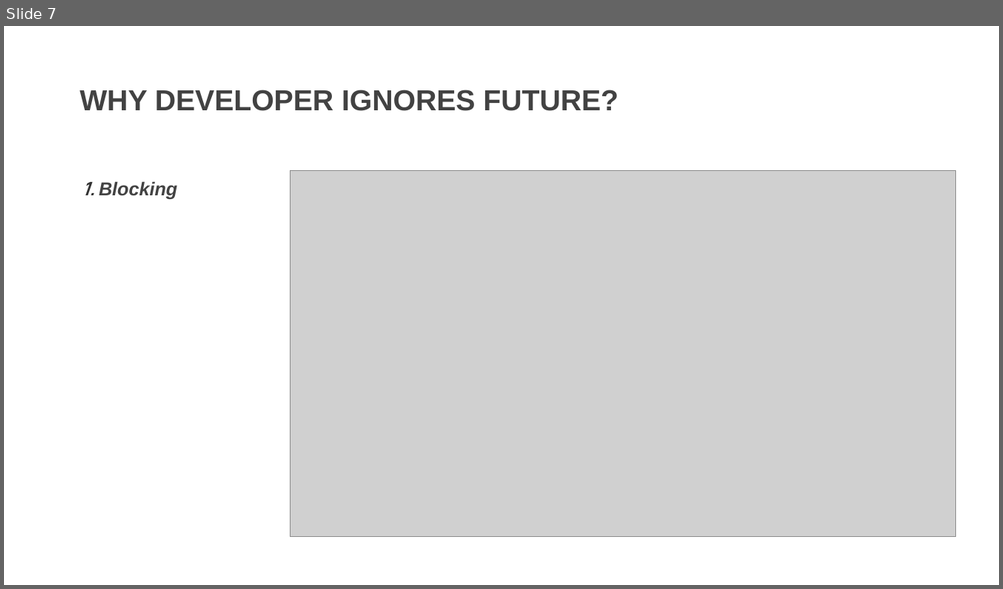
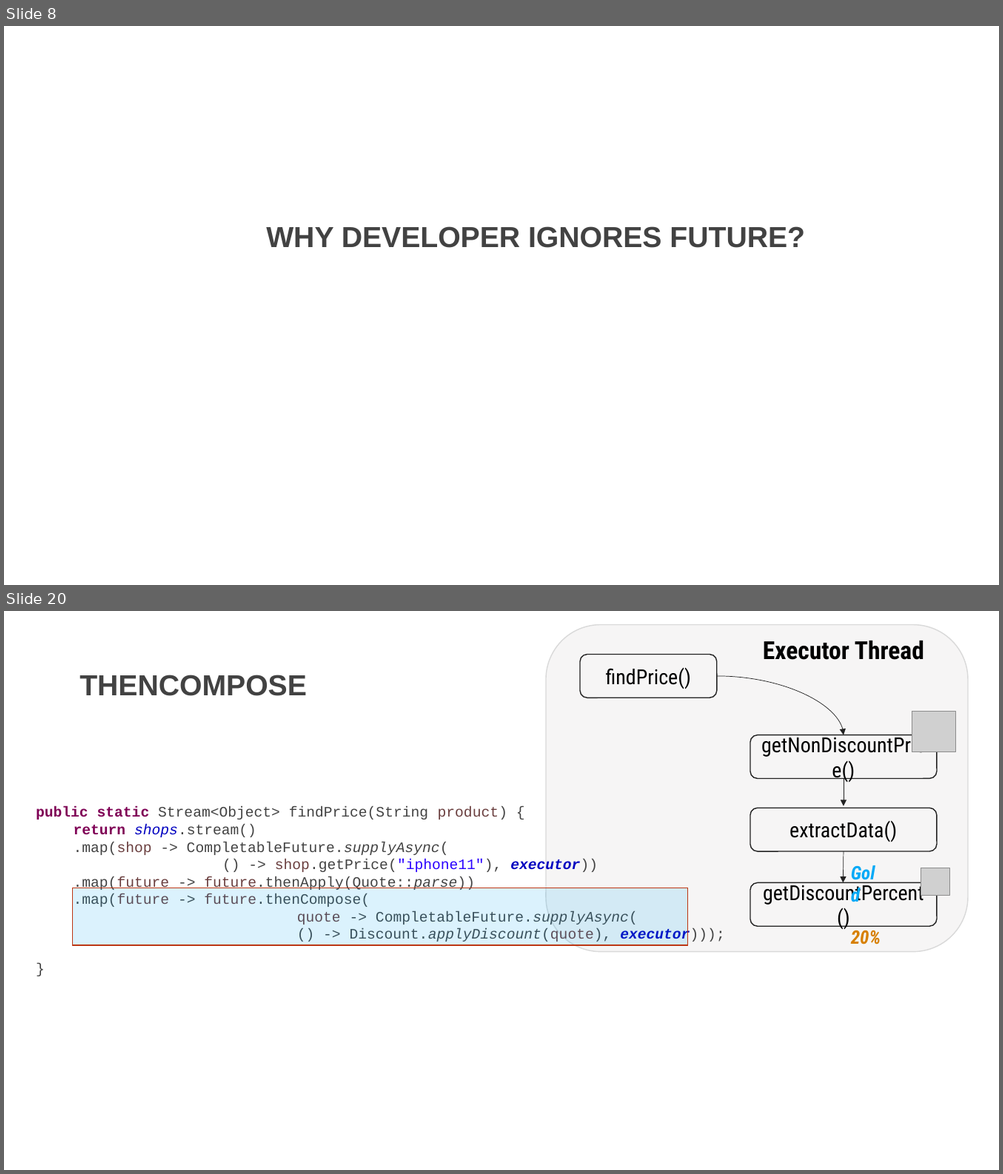
Before and after one commit to DevDay2019-AxonActive/DevDay2019---Advanced-Java, a slide deck: presentations/java_future.pptx. Shown one above the other, each under a label of ours: slide 7 before the commit, slides 8 and 20 after it; the slides between them are not shown. The pictures are 1003x589 and 1003x1174 pixels, drawn with LibreOffice and Linux fonts; fonts in the diff are those of the drawing; grey boxes stand for pictures; background and template pictures are left out. Boxes give left, top, right and bottom in pixels: in the first picture for what was removed or moved away, otherwise in the second. Text is boxed around its words. In the diff, an @@ line names an element or a change of style, - is before the commit and + after.

Commit message:
Update slide for comletable future

```diff
--- a/presentations/java_future.pptx
+++ b/presentations/java_future.pptx
@@ slide 20 added at bbox=[4, 611, 999, 1170], background picture (left out) @@
@@ rounded rectangle added at bbox=[546, 624, 967, 952], fill #E7E6E6 at 36% opacity, outline #D9D9D9 1 pt @@
@@ rounded rectangle added at bbox=[750, 627, 936, 671], 24 pt, text #000000, bold @@
+Executor Thread
@@ rounded rectangle added at bbox=[580, 654, 717, 698], outline #212121 1 pt, 20 pt, text #000000 @@
+findPrice()
@@ text added at bbox=[79, 675, 307, 696], 28 pt, text #424242, bold @@
+THENCOMPOSE
@@ curved arrow added from (717, 676) to (843, 735), #212121 0.5 pt @@
@@ picture added at bbox=[912, 711, 956, 752] @@
@@ rounded rectangle added at bbox=[750, 735, 936, 778], outline #212121 1 pt, 20 pt, text #000000 @@
+getNonDiscountPrice()
@@ arrow added from (843, 779) to (843, 806), #212121 0.5 pt @@
@@ text added at bbox=[36, 807, 724, 943], 14 pt, text #424242 @@
+public static Stream<Object> findPrice(String product) {
+  return shops.stream()
+  .map(shop -> CompletableFuture.supplyAsync(
+  () -> shop.getPrice("iphone11"), executor))
+  .map(future -> future.thenApply(Quote::parse))
+  .map(future -> future.thenCompose(
+  quote -> CompletableFuture.supplyAsync(
+  () -> Discount.applyDiscount(quote), executor)));
+}
@@ rounded rectangle added at bbox=[750, 808, 936, 851], outline #212121 1 pt, 20 pt, text #000000 @@
+extractData()
@@ arrow added from (843, 852) to (842, 883), #212121 0.5 pt @@
@@ text added at bbox=[843, 857, 891, 887], 18 pt, text #02A9F7, bold, italic @@
+Gold
@@ picture added at bbox=[921, 869, 950, 895] @@
@@ rectangle added at bbox=[73, 888, 688, 945], fill #02A9F7 at 14% opacity, outline #BD3713 1 pt @@
@@ rounded rectangle added at bbox=[750, 883, 936, 926], outline #212121 1 pt, 20 pt, text #000000 @@
+getDiscountPercent()
@@ text added at bbox=[851, 931, 880, 945], 18 pt, text #D78000, bold, italic @@
+20%
@@ what was slide 7 is now slide 8 @@
@@ slide 8 changed as well @@
@@ picture removed at bbox=[290, 171, 956, 537] @@
@@ text removed at bbox=[82, 181, 177, 199] @@
-1. Blocking
@@ text "WHY DEVELOPER IGNORES FUTURE?": place and size @@
-text "WHY DEVELOPER IGNORES FUTURE?" at bbox=[79, 90, 618, 111]
+text "WHY DEVELOPER IGNORES FUTURE?" at bbox=[266, 227, 805, 248]
```
Also in this commit, not shown: 3 other slides changed, 18 other slides added, 9 slides removed.
